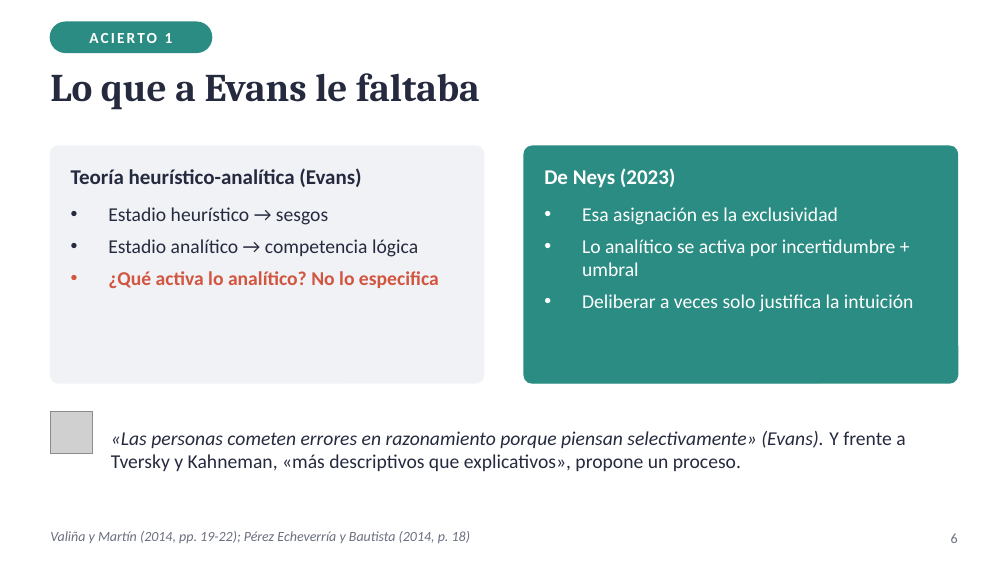
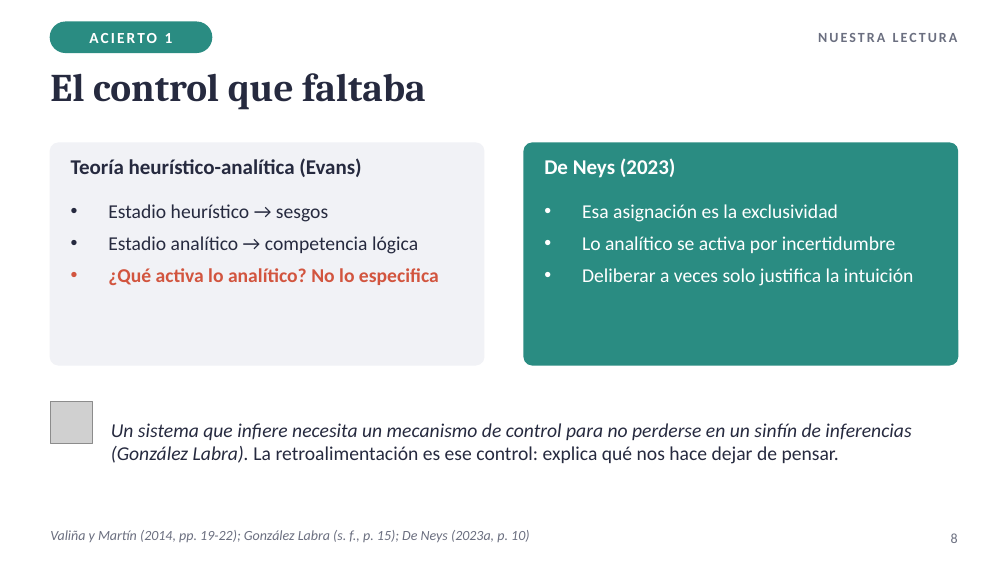
Before and after one commit to Franco4447/psicologia-favaloro, a slide deck: slide 8 of 2do Año/Procesos Básicos III/6_Entregables/U03_PresentacionArticulo_FastAndSlowThinking_Diapositivas.pptx (slide 6 before the commit). Drawn at 1008x567 pixels with LibreOffice and Linux fonts; fonts in the diff are those of the drawing; grey boxes stand for pictures. Boxes give left, top, right and bottom in pixels: in the first picture for what was removed or moved away, otherwise in the second. Text is boxed around its words. In the diff, an @@ line names an element or a change of style, - is before the commit and + after.

```diff
--- a/2do Año/Procesos Básicos III/6_Entregables/U03_PresentacionArticulo_FastAndSlowThinking_Diapositivas.pptx
+++ b/2do Año/Procesos Básicos III/6_Entregables/U03_PresentacionArticulo_FastAndSlowThinking_Diapositivas.pptx
@@ text added at box(818, 33, 958, 42), 10 pt, text #6B6F80, bold @@
+NUESTRA LECTURA
@@ title at box(50, 73, 425, 110): text changed @@
-Lo que a Evans le faltaba
+El control que faltaba
@@ rounded rectangle: place and size @@
-rounded rectangle at box(50, 146, 484, 383)
+rounded rectangle at box(50, 143, 484, 365)
@@ rounded rectangle at box(50, 143, 484, 365): proportions changed @@
@@ rounded rectangle at box(524, 143, 958, 365): proportions changed @@
@@ rounded rectangle: place and size @@
-rounded rectangle at box(524, 146, 958, 383)
+rounded rectangle at box(524, 143, 958, 365)
@@ text "Teoría heurístico-analítica (Evans)" at box(71, 158, 361, 177): vertical alignment middle to top @@
@@ text "De Neys (2023)" at box(544, 158, 676, 178): vertical alignment middle to top @@
@@ text at box(582, 236, 896, 253): text changed @@
-• Lo analítico se activa por incertidumbre + umbral
+• Lo analítico se activa por incertidumbre
@@ picture: place and size @@
-picture at box(50, 411, 93, 454)
+picture at box(50, 401, 93, 444)
@@ text removed at box(111, 431, 905, 471) @@
-«Las personas cometen errores en razonamiento porque piensan selectivamente» (Evans). Y frente a Tversky y Kahneman, «más descriptivos que explicativos», propone un proceso.
@@ text added at box(111, 423, 911, 464), 14 pt, text #262A3F, italic @@
+Un sistema que infiere necesita un mecanismo de control para no perderse en un sinfín de inferencias (González Labra). La retroalimentación es ese control: explica qué nos hace dejar de pensar.
@@ text at box(50, 530, 529, 542): text changed @@
-Valiña y Martín (2014, pp. 19-22); Pérez Echeverría y Bautista (2014, p. 18)
+Valiña y Martín (2014, pp. 19-22); González Labra (s. f., p. 15); De Neys (2023a, p. 10)
@@ page number at box(951, 533, 958, 543): text changed @@
-6
+8
```
Also in this commit, not shown: 10 other slides changed, 6 slides added, 3 other files.
